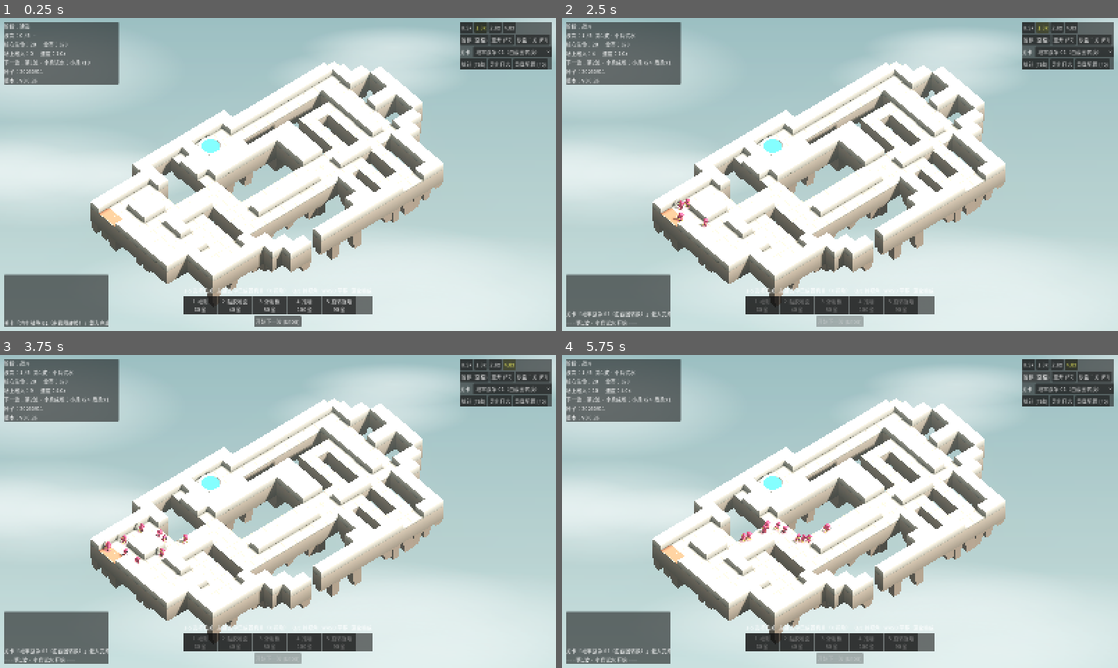
Above: before the commit, frames 1-4 (two rows, left to right).
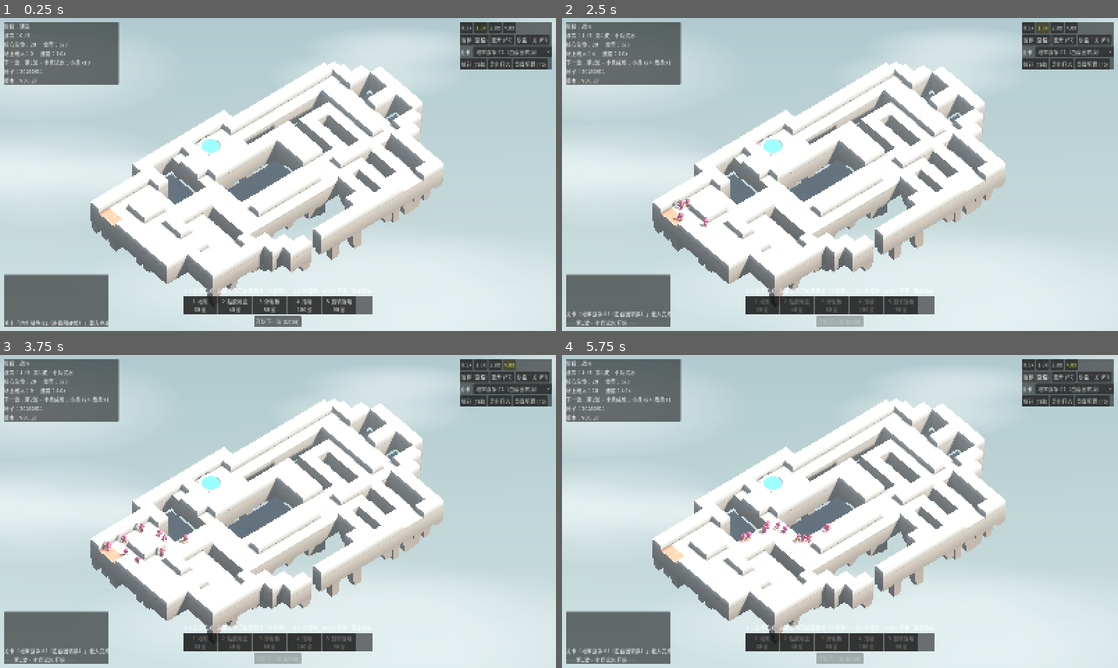
Above: after the commit, the same moments.

Repository: Autinhorse/HumanMustDie
Game: Godot game, scene res://scenes/main.tscn
Same seed, same stepped clock (60 frames per second), same inputs: the game is played once before the commit and once after it.
Inputs:
- Up to frame 1 (0.25 s): no input
- Up to frame 2 (2.5 s): click "开始下一波 (Enter)" at 0.5 s; click "0.5x" at 1.25 s; click "1.0x" at 2 s
- Up to frame 3 (3.75 s): click "2.0x" at 2.75 s; click "4.0x" at 3.5 s
- Up to frame 4 (5.75 s): click "暂停 (空格)" at 4.25 s; click "继续 (空格)" at 5 s

The runs differ from the first frame. In frame 1, 7.9% of the frame differs, in the area x 6-80%, y 16-89%; in frame 2, 8.0%; in frame 3, 8.0%; in frame 4, 8.0%.

Commit message:
v0.0.27 场景三件套：暗部转冷、坑做出深度、核心呼吸
1. 暗部转冷：环境光 / 补光 / 边缘光从中性改成偏蓝紫（#A6B2C6 等），和暖白
   的受光面拉开冷暖；雾也加强了（密度 0.0018、空气透视 0.32），远处开始
   往天空色退。

2. 坑做出深度：镂空格本身不画东西，所以从坑里看到的是天空，像"挖了个洞"。
   现在给**被岛围住的**空地格底下补一层暗面，并在坑里飘几团雾。用从地图
   边缘灌水的方式区分"坑"和"岛外" —— 岛外不补，悬浮感要留着。
   深度踩了个坑：45° 俯角下给到 7 米时底面整个藏在坑的近沿后面完全看不见，
   3.4 米才正好露出来。

3. 核心呼吸：发光强度缓慢起伏 + 水面轻微浮动（core_fx）。实测两帧之间核心
   亮度 198.3 -> 187.9。

Co-Authored-By: Claude Opus 5 (1M context) <noreply@anthropic.com>
Claude-Session: https://claude.ai/code/session_01VCzWxNk1LcyQr5pasXVQW6

Diff:
--- a/data/art.json
+++ b/data/art.json
@@ -84,22 +84,42 @@
     "marker_radius_mul": 1.5
   },
 
+  "void_pit": {
+    "_comment": "被岛围住的空地格底下补一层暗面，坑才有深度；否则从洞里看到的是天空，像挖了个洞。岛外的空地不画，保持悬浮感。",
+    "enabled": true,
+    "depth": 3.4,
+    "color": "#2B3540",
+    "clouds": 8,
+    "cloud_color": "#9FB2BD",
+    "cloud_y_min": -9.0,
+    "cloud_y_max": -4.0,
+    "cloud_radius": 1.8
+  },
+
+  "core_fx": {
+    "_comment": "核心是全局焦点，让它缓慢呼吸。pulse 是发光强度起伏，bob 是水面上下浮动。",
+    "pulse_speed": 1.1,
+    "pulse_amount": 0.45,
+    "bob_speed": 0.9,
+    "bob_amount": 0.022
+  },
+
   "environment": {
     "sky_top":     "#6B8C91",
     "sky_horizon": "#A6C1C0",
     "ground_horizon": "#8FA9A8",
     "ground_bottom": "#6E8A89",
-    "ambient_color": "#C0C2BE",
-    "ambient_energy": 0.3,
+    "ambient_color": "#A6B2C6",
+    "ambient_energy": 0.36,
     "tonemap": "filmic",
     "exposure": 0.88,
     "white": 1.0,
 
     "fog_enabled": true,
-    "fog_color": "#BDD2D0",
-    "fog_density": 0.0008,
+    "fog_color": "#C3D2D8",
+    "fog_density": 0.0018,
     "fog_sky_affect": 0.0,
-    "fog_aerial_perspective": 0.08,
+    "fog_aerial_perspective": 0.32,
 
     "ssao_enabled": true,
     "ssao_radius": 1.0,
@@ -112,10 +132,10 @@
     "sun_azimuth_deg": 35.0,
     "sun_angular_distance_deg": 1.2,
     "shadow_blur": 0.8,
-    "fill_color": "#CBD2CC",
+    "fill_color": "#AFC0D6",
     "fill_energy": 0.12,
 
-    "rim_color": "#D6D8D2",
+    "rim_color": "#C6D4E2",
     "rim_energy": 0.55,
     "rim_elevation_deg": 10.0,
     "rim_azimuth_offset_deg": 155.0,
--- a/project.godot
+++ b/project.godot
@@ -11,7 +11,7 @@
 [application]
 
 config/name="HumanMustDie - Prototype A"
-config/version="0.0.26"
+config/version="0.0.27"
 config/description="机关塔防灰盒原型：固定走廊 + 5 种机关 + 小/中/重三类物理敌人"
 run/main_scene="res://scenes/main.tscn"
 config/features=PackedStringArray("4.7", "Forward Plus")
--- a/scripts/view/board_view.gd
+++ b/scripts/view/board_view.gd
@@ -10,6 +10,9 @@
 
 var _board: MeshInstance3D = null
 var _water: MeshInstance3D = null
+var _water_mat: StandardMaterial3D = null
+var _water_y := 0.0
+var _core_t := 0.0
 
 # 本次构建缓存的尺寸与配色
 var _cs := 2.0
@@ -118,6 +121,7 @@
 	add_child(_board)
 
 	_build_core(pal)
+	_build_void_pit()
 
 # ---------------------------------------------------------------- 构件
 
@@ -275,6 +279,96 @@
 		st.set_color(Color(color.r * f, color.g * f, color.b * f, color.a))
 		st.add_vertex(pts[k])
 
+## 被岛围住的空地格底下补一层暗面 —— 否则从坑里看到的是天空，像"挖了个洞"。
+## 岛外的空地不画，悬浮感要留着。
+func _build_void_pit() -> void:
+	var cfg: Dictionary = Cfg.art.get("void_pit", {})
+	if not bool(cfg.get("enabled", true)):
+		return
+	var inner := _enclosed_void_cells()
+	if inner.is_empty():
+		return
+	var depth := float(cfg.get("depth", 7.0))
+
+	var st := SurfaceTool.new()
+	st.begin(Mesh.PRIMITIVE_TRIANGLES)
+	st.set_smooth_group(-1)
+	var col := _col(Cfg.art.get("void_pit", {}), "color", Color(0.24, 0.29, 0.33))
+	for c in inner:
+		var p := grid.cell_center(c)
+		_top_quad(st, Vector3(p.x, -depth, p.z), _cs, 0.0, col)
+	st.generate_normals()
+	var pit := MeshInstance3D.new()
+	pit.name = "VoidPit"
+	pit.mesh = st.commit()
+	var m := StandardMaterial3D.new()
+	m.vertex_color_use_as_albedo = true
+	m.vertex_color_is_srgb = true
+	m.shading_mode = BaseMaterial3D.SHADING_MODE_UNSHADED
+	pit.material_override = m
+	pit.cast_shadow = GeometryInstance3D.SHADOW_CASTING_SETTING_OFF
+	add_child(pit)
+
+	# 坑里飘几团雾，遮住"平底"的感觉
+	var n := int(cfg.get("clouds", 8))
+	if n <= 0:
+		return
+	var rng := RandomNumberGenerator.new()
+	rng.seed = int(Cfg.art.get("rock", {}).get("seed", 20260911)) + 91
+	var cmat := StandardMaterial3D.new()
+	cmat.albedo_color = _col(cfg, "cloud_color", Color(0.62, 0.70, 0.74))
+	cmat.shading_mode = BaseMaterial3D.SHADING_MODE_UNSHADED
+	cmat.transparency = BaseMaterial3D.TRANSPARENCY_ALPHA
+	for i in n:
+		var c: Vector2i = inner[rng.randi_range(0, inner.size() - 1)]
+		var mi := MeshInstance3D.new()
+		var sp := SphereMesh.new()
+		var r := float(cfg.get("cloud_radius", 2.6)) * rng.randf_range(0.7, 1.3)
+		sp.radius = r
+		sp.height = r * 2.0
+		sp.radial_segments = 10
+		sp.rings = 5
+		mi.mesh = sp
+		mi.material_override = cmat
+		mi.cast_shadow = GeometryInstance3D.SHADOW_CASTING_SETTING_OFF
+		var p := grid.cell_center(c)
+		mi.position = Vector3(p.x + rng.randf_range(-1.0, 1.0),
+			rng.randf_range(float(cfg.get("cloud_y_min", -16.0)), float(cfg.get("cloud_y_max", -6.0))),
+			p.z + rng.randf_range(-1.0, 1.0))
+		mi.scale = Vector3(1.0, 0.35, 1.0)
+		add_child(mi)
+
+## 从地图边缘往里灌水，灌不到的空地格就是被岛围住的坑
+func _enclosed_void_cells() -> Array[Vector2i]:
+	var outside := {}
+	var stack: Array[Vector2i] = []
+	for x in grid.w:
+		for y in [0, grid.h - 1]:
+			var c := Vector2i(x, y)
+			if grid.get_cell(c) == HGrid.Cell.VOID and not outside.has(c):
+				outside[c] = true
+				stack.append(c)
+	for y in grid.h:
+		for x in [0, grid.w - 1]:
+			var c := Vector2i(x, y)
+			if grid.get_cell(c) == HGrid.Cell.VOID and not outside.has(c):
+				outside[c] = true
+				stack.append(c)
+	while not stack.is_empty():
+		var c: Vector2i = stack.pop_back()
+		for d in HGrid.DIRS:
+			var n: Vector2i = c + d
+			if grid.in_bounds(n) and grid.get_cell(n) == HGrid.Cell.VOID and not outside.has(n):
+				outside[n] = true
+				stack.append(n)
+	var out: Array[Vector2i] = []
+	for y in grid.h:
+		for x in grid.w:
+			var c := Vector2i(x, y)
+			if grid.get_cell(c) == HGrid.Cell.VOID and not outside.has(c):
+				out.append(c)
+	return out
+
 func _build_core(pal: Dictionary) -> void:
 	var cores := grid.cells_of_type(HGrid.Cell.CORE)
 	if cores.is_empty():
@@ -317,6 +411,8 @@
 	water_mat.emission = water_col
 	water_mat.emission_energy_multiplier = 0.45
 	_water.material_override = water_mat
+	_water_mat = water_mat
+	_water_y = _water.position.y
 	add_child(_water)
 
 # ---------------------------------------------------------------- 杂项
@@ -348,3 +444,14 @@
 	if pal.has(key) and typeof(pal[key]) == TYPE_STRING:
 		return Color(String(pal[key]))
 	return def
+
+
+## 核心是全局焦点，让它缓慢呼吸：发光强度起伏 + 水面上下浮动
+func _process(delta: float) -> void:
+	if _water == null or _water_mat == null:
+		return
+	var cfg: Dictionary = Cfg.art.get("core_fx", {})
+	_core_t += delta
+	var pulse: float = sin(_core_t * float(cfg.get("pulse_speed", 1.1)))
+	_water_mat.emission_energy_multiplier = 0.45 + float(cfg.get("pulse_amount", 0.45)) * (pulse * 0.5 + 0.5)
+	_water.position.y = _water_y + sin(_core_t * float(cfg.get("bob_speed", 0.9))) * float(cfg.get("bob_amount", 0.022))
Not shown, changed: docs/原型A_运行与实现说明.md
